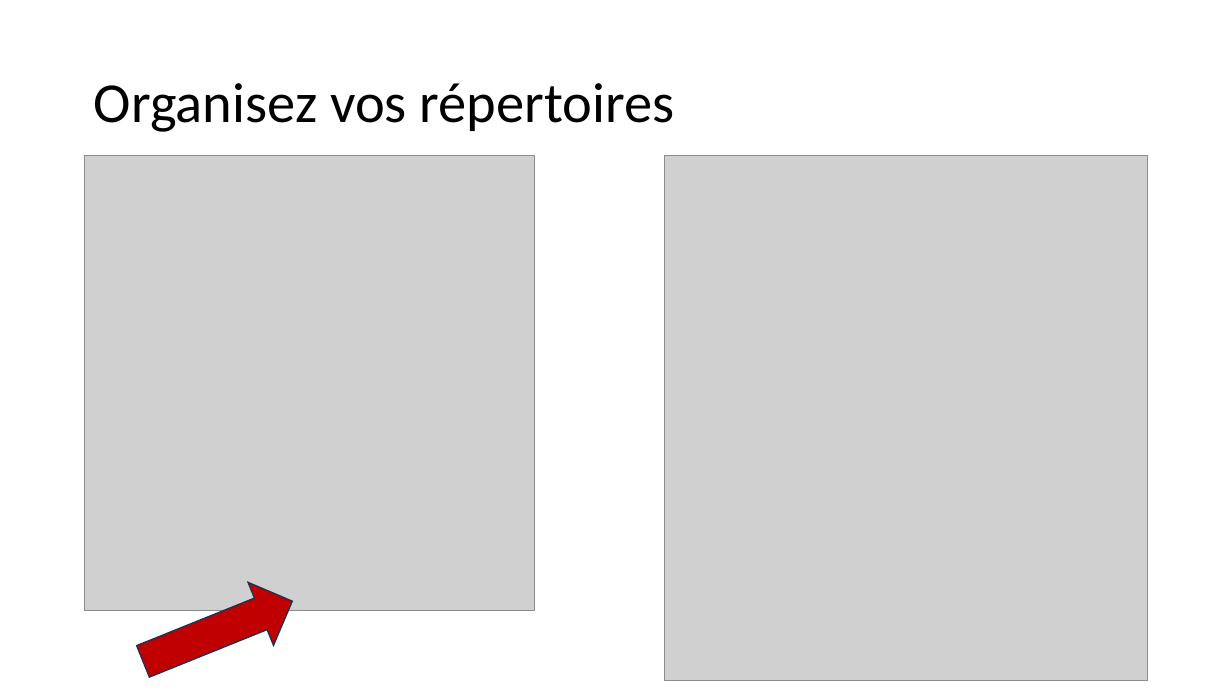
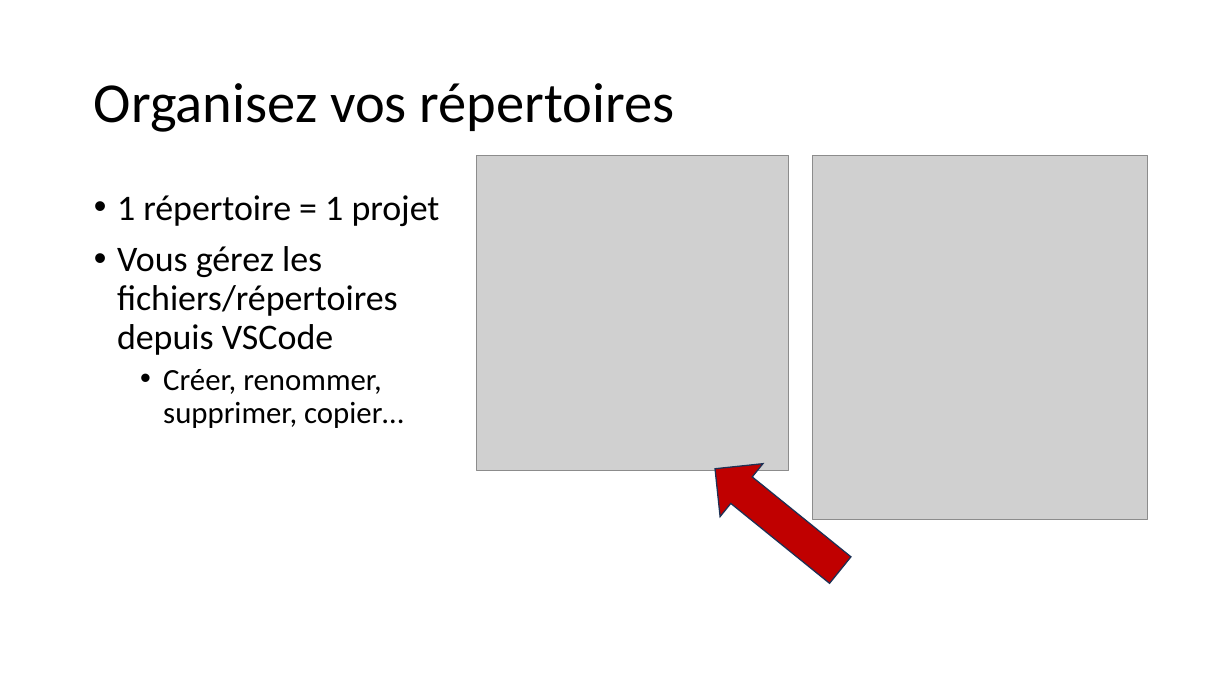
Before and after one commit to 40tude/Data_Essentials_Stage_Oct_2023, a slide deck: slide 5 of notes_de_stage.pptx. Drawn at 1232x693 pixels with LibreOffice and Linux fonts; fonts in the diff are those of the drawing; grey boxes stand for pictures. Boxes give left, top, right and bottom in pixels: in the first picture for what was removed or moved away, otherwise in the second. Text is boxed around its words. In the diff, an @@ line names an element or a change of style, - is before the commit and + after.

```diff
--- a/notes_de_stage.pptx
+++ b/notes_de_stage.pptx
@@ picture: place and size @@
-picture at box(85, 155, 535, 611)
+picture at box(477, 155, 789, 471)
@@ picture: place and size @@
-picture at box(665, 155, 1148, 680)
+picture at box(812, 155, 1148, 519)
@@ text added at box(117, 195, 440, 428), 28 pt, text #000000 @@
+• 1 répertoire = 1 projet
+• Vous gérez les fichiers/répertoires depuis VSCode
+  • Créer, renommer, supprimer, copier…
@@ right arrow at box(693, 442, 861, 597): rotation 338 to 219 degrees @@
```
Also in this commit, not shown: 6 other slides changed, 5 slides added, 4 other files.
